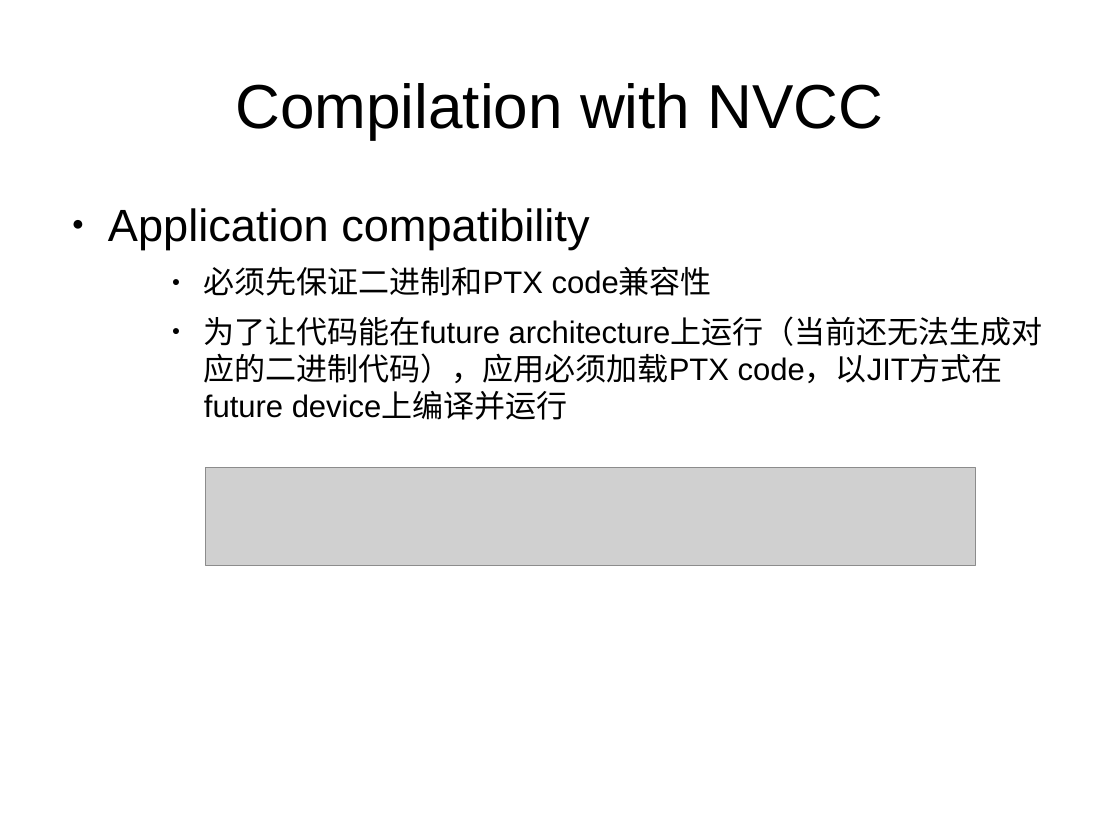
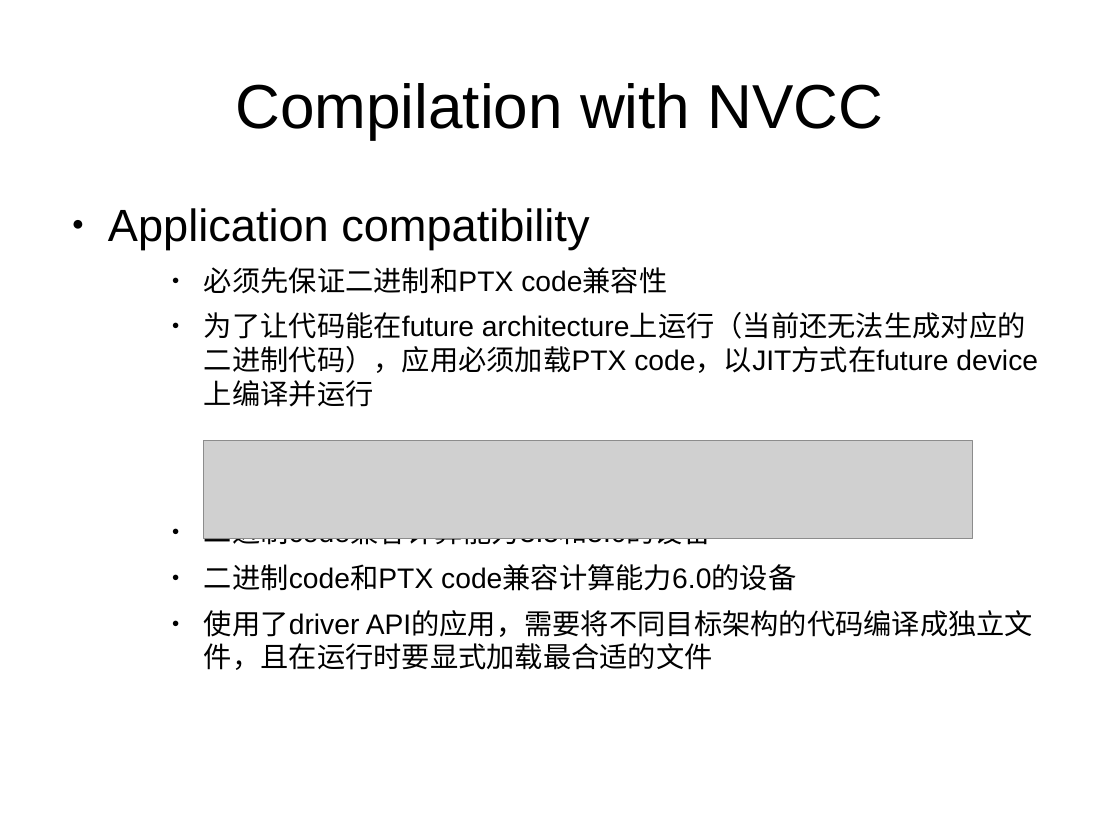
Before and after one commit to iloveat/book_share, a slide deck: slide 16 of 01/01.odp. Drawn at 1120x840 pixels with LibreOffice and Linux fonts; fonts in the diff are those of the drawing; grey boxes stand for pictures. Boxes give left, top, right and bottom in pixels: in the first picture for what was removed or moved away, otherwise in the second. Text is boxed around its words. In the diff, an @@ line names an element or a change of style, - is before the commit and + after.

Commit message:
update

```diff
--- a/01/01.odp
+++ b/01/01.odp
@@ text at [204, 267, 1026, 373]: size 22 to 20 pt in "必须先保证二进制和PTX code兼容性", "为了让代码能在future architecture上运行（当前还无法生成对应的二进制代码），应用必须加载PTX cod ..." @@
@@ picture: place and size @@
-picture at [206, 468, 976, 566]
+picture at [203, 440, 973, 539]
@@ text at [204, 538, 1033, 670]: paragraphs added @@
+    ● 二进制code兼容计算能力3.5和5.0的设备
+    ● 二进制code和PTX code兼容计算能力6.0的设备
+    ● 使用了driver API的应用，需要将不同目标架构的代码编译成独立文件，且在运行时要显式加载最合适的文件
```
Also in this commit, not shown: 3 slides added.
